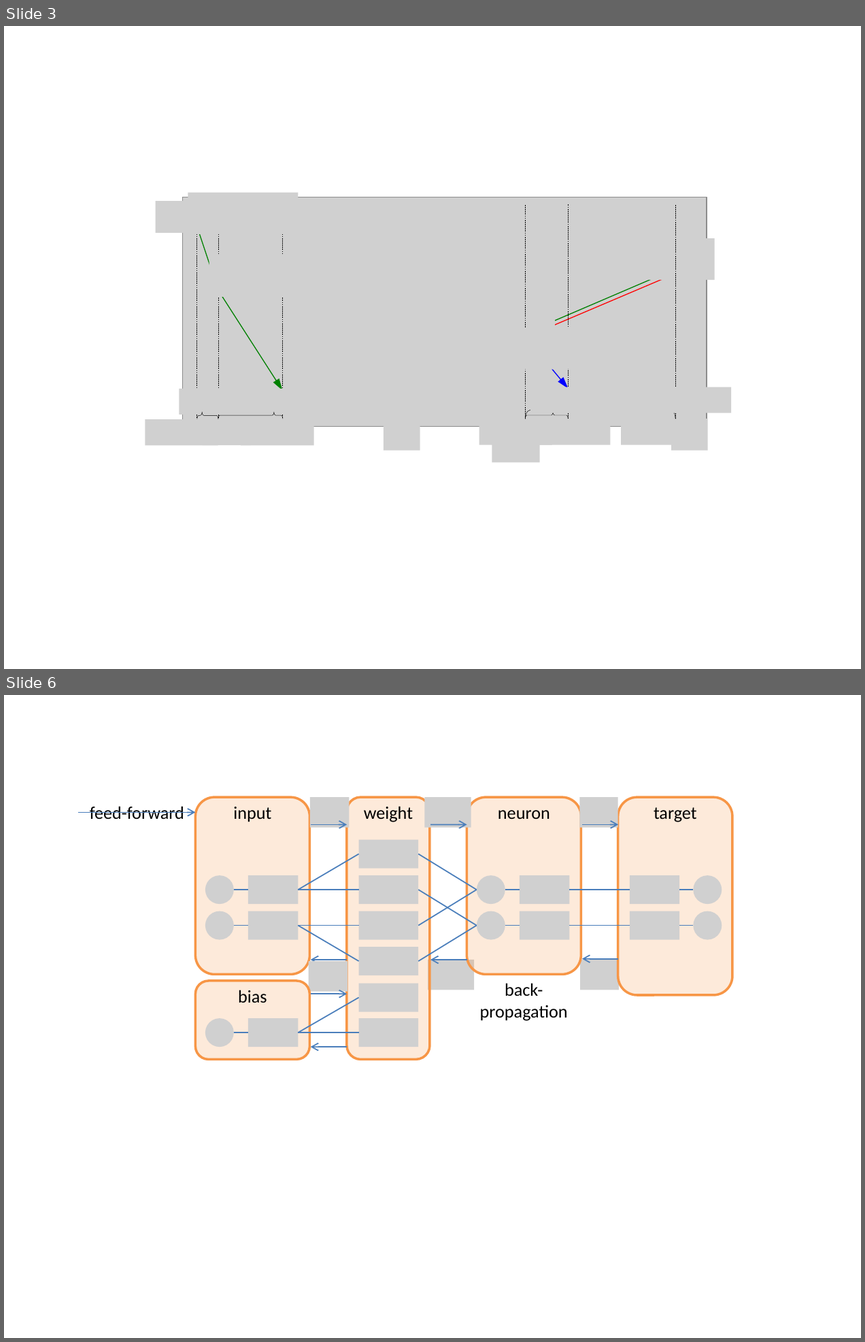
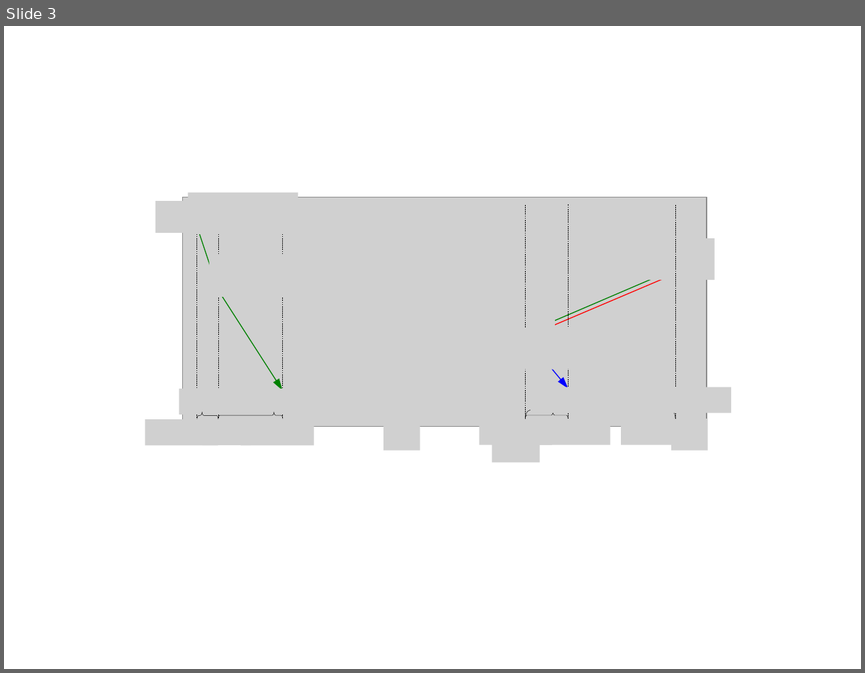
Before and after one commit to wenduow/BeefNet, a slide deck: trunk/pic/pic.pptx. Shown one above the other, each under a label of ours: slides 3 and 6 before the commit, slide 3 after it; the slides between them are not shown. The pictures are 865x1342 and 865x673 pixels, drawn with LibreOffice and Linux fonts; fonts in the diff are those of the drawing; grey boxes stand for pictures. Boxes give left, top, right and bottom in pixels: in the first picture for what was removed or moved away, otherwise in the second. Text is boxed around its words. In the diff, an @@ line names an element or a change of style, - is before the commit and + after.

```diff
--- a/trunk/pic/pic.pptx
+++ b/trunk/pic/pic.pptx
@@ slide 6 removed at [4,695,861,1338], background #FFFFFF @@
@@ group removed at [79,797,732,1059]: 26 pictures, 19 lines, 9 arrows, 7 texts, 5 rounded rectangles @@
-neuron
-weight
-target
-input
-feed-forward
-back-propagation
-bias
```
Also in this commit, not shown: 2 slides changed, 3 slides added, 1 other slide removed, 16 other files.
